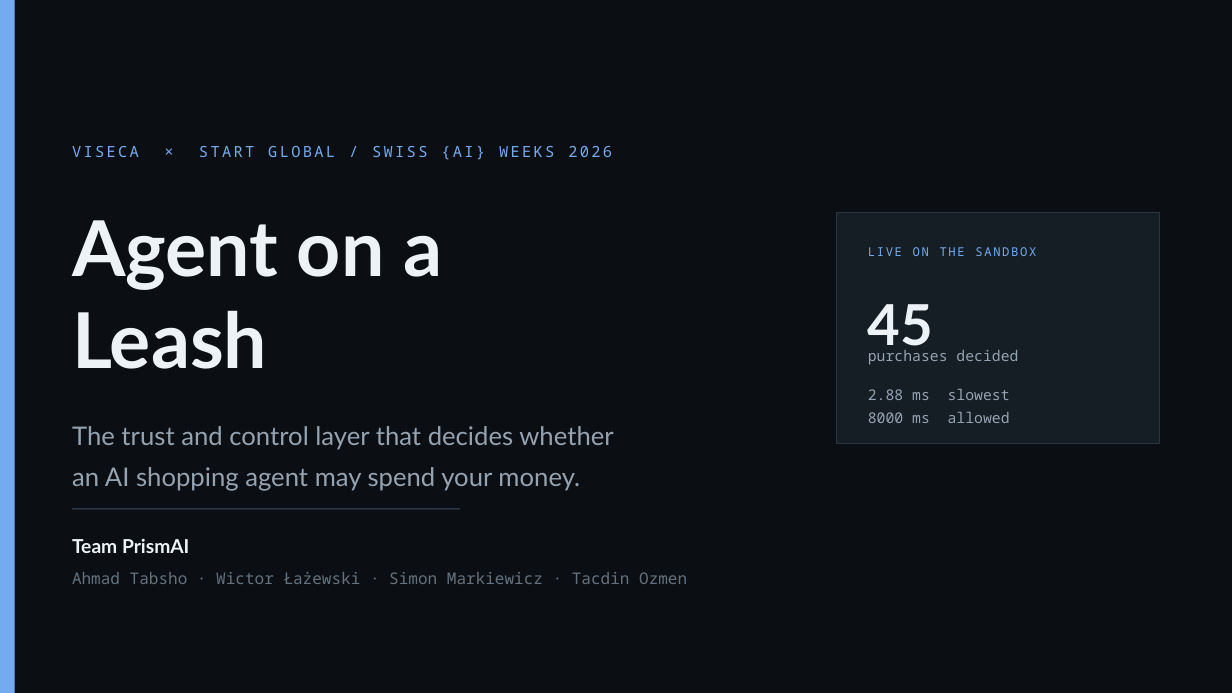
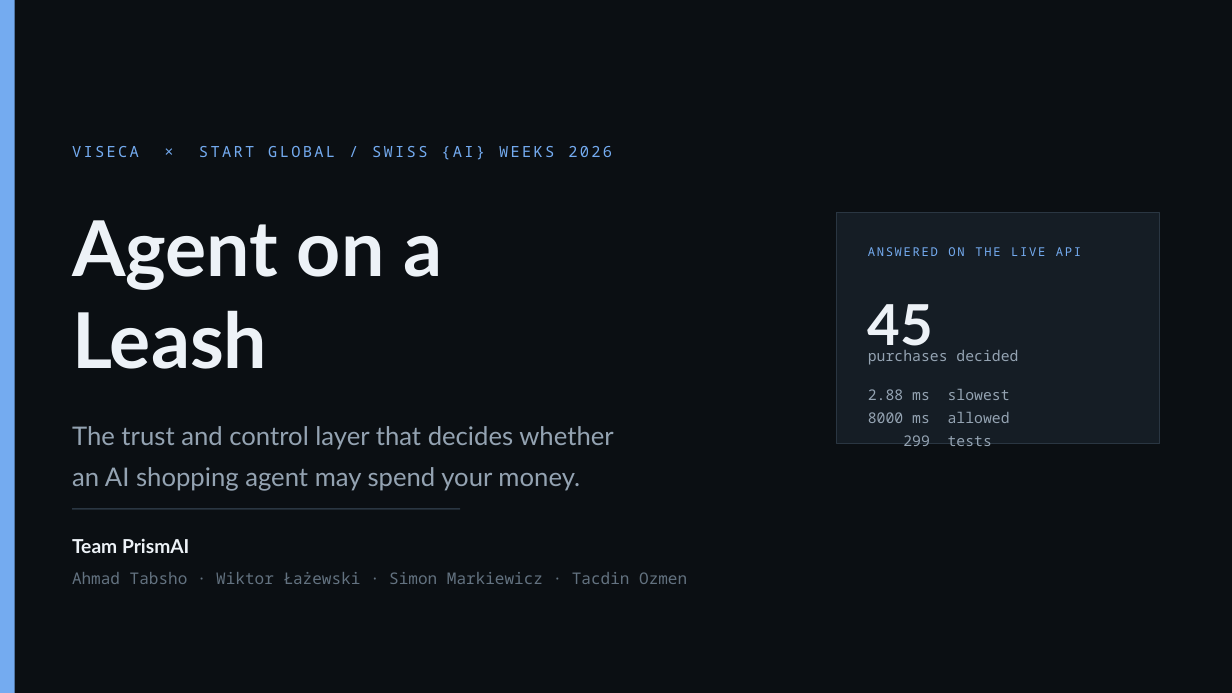
Before and after one commit to ahmadtabsho/agent-on-a-leash, a slide deck: slide 1 of deck/agent-on-a-leash.pptx. Drawn at 1232x693 pixels with LibreOffice and Linux fonts; fonts in the diff are those of the drawing. Boxes give left, top, right and bottom in pixels: in the first picture for what was removed or moved away, otherwise in the second. Text is boxed around its words. In the diff, an @@ line names an element or a change of style, - is before the commit and + after.

Commit message:
Add the project report, and align the deck with it
A twelve-page A4 report covering the whole project: the problem, the boundary
with Viseca, the architecture, the seven stages, the four design decisions, the
live results, what only a real API call could tell us, the eight defects and
how each was caught, the model layer and its measurement, the team, and what is
still open.

The deck gains a slide the work had outgrown — the optional model, built and
measured and switched off — because "we put a model in and then took it out
after measuring" is a stronger answer to "where is the AI" than either
extreme. Both artefacts now carry the same figures from the same sources, and
scripts/build-docs.sh rebuilds them together so they cannot drift apart.

Wiktor's name is corrected throughout, from the spelling supplied to the one
his own commits use.

Rendered and read rather than assumed, which is how the deck's earlier
collisions were caught; this pass found none.

```diff
--- a/deck/agent-on-a-leash.pptx
+++ b/deck/agent-on-a-leash.pptx
@@ text at [868, 247, 1081, 256]: text changed @@
-LIVE ON THE SANDBOX
+ANSWERED ON THE LIVE API
@@ text at [903, 435, 992, 446]: paragraph added @@
+299 tests
@@ text at [72, 572, 687, 584]: text changed @@
-Ahmad Tabsho · Wictor Łażewski · Simon Markiewicz · Tacdin Ozmen
+Ahmad Tabsho · Wiktor Łażewski · Simon Markiewicz · Tacdin Ozmen
```
Also in this commit, not shown: 2 other slides changed, 1 slide added, 8 other files.
